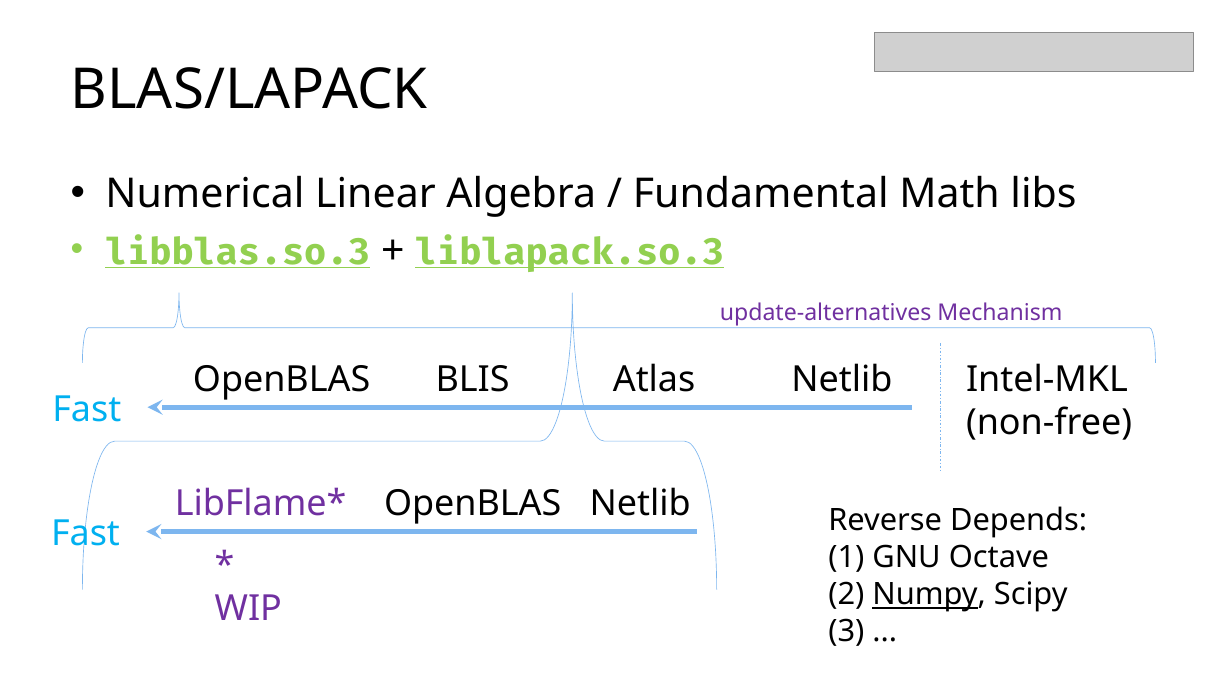
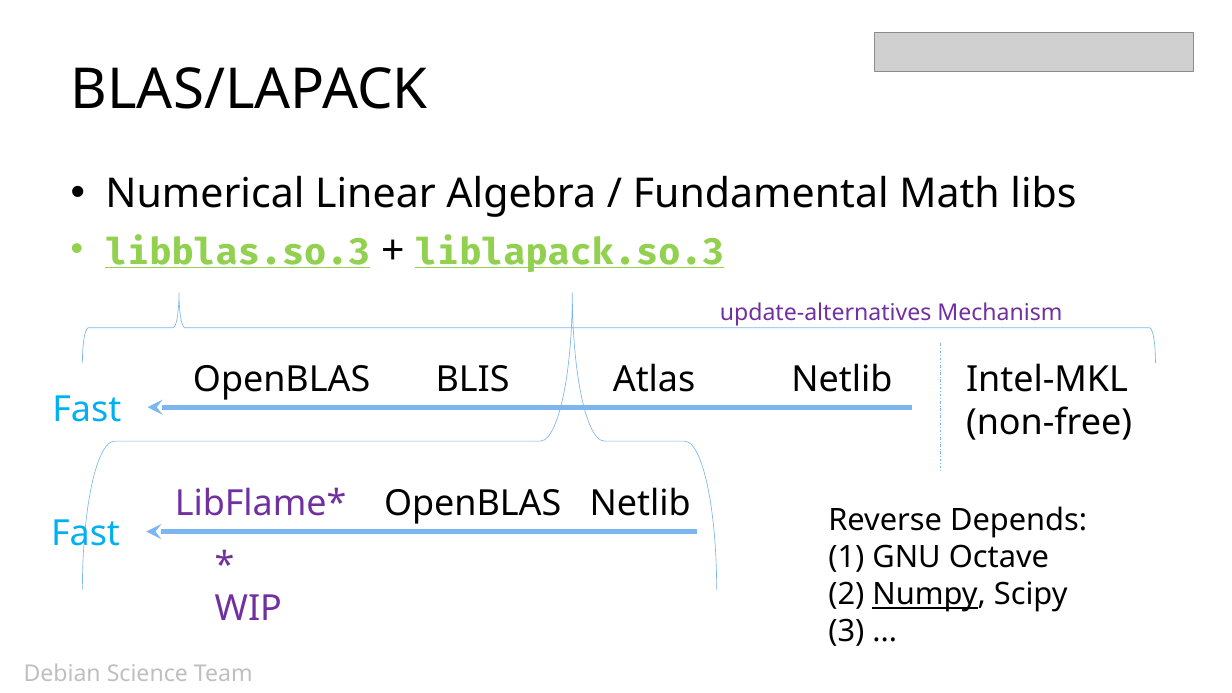
Before and after one commit to cdluminate/cdluminate, a slide deck: slide 8 of Dc20DeepLearning.pptx. Drawn at 1232x693 pixels with LibreOffice and Linux fonts; fonts in the diff are those of the drawing; grey boxes stand for pictures. Boxes give left, top, right and bottom in pixels: in the first picture for what was removed or moved away, otherwise in the second. Text is boxed around its words. In the diff, an @@ line names an element or a change of style, - is before the commit and + after.

```diff
--- a/Dc20DeepLearning.pptx
+++ b/Dc20DeepLearning.pptx
@@ text added at (x1=24, y1=664, x2=253, y2=681), 18 pt, text #BFBFBF @@
+Debian Science Team
```
Also in this commit, not shown: 2 other slides changed, 1 slide added.
